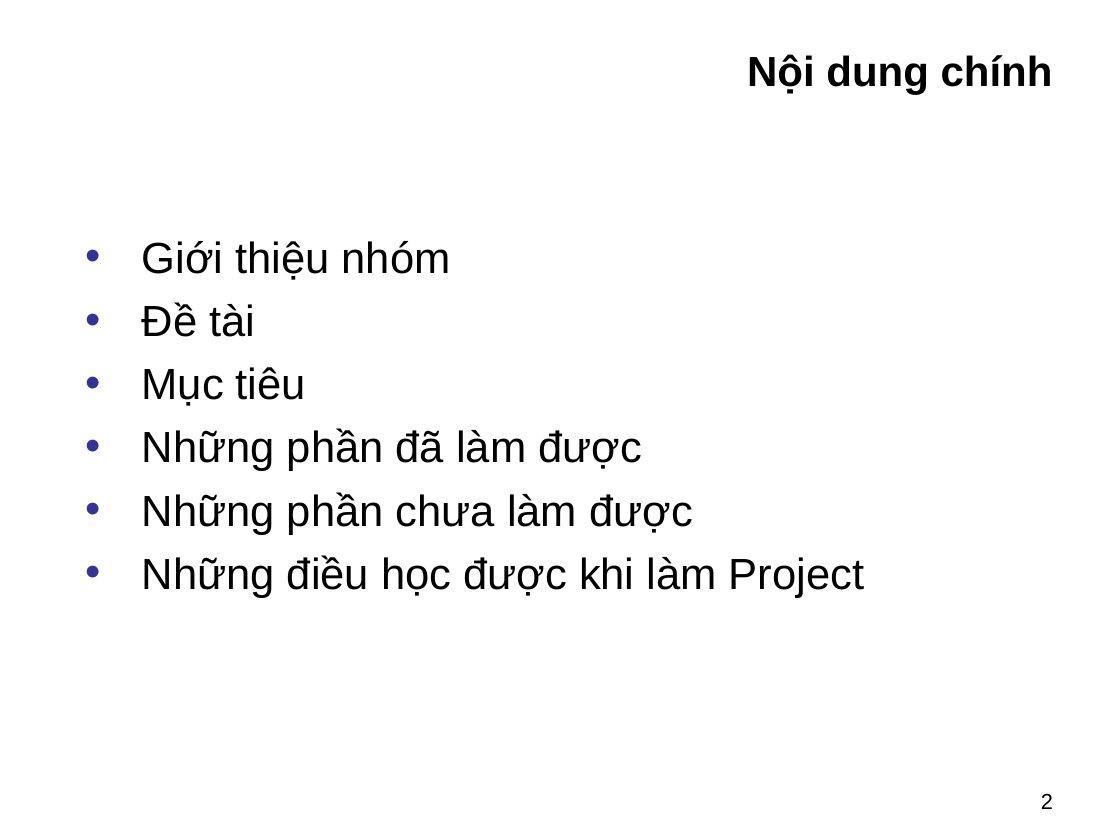
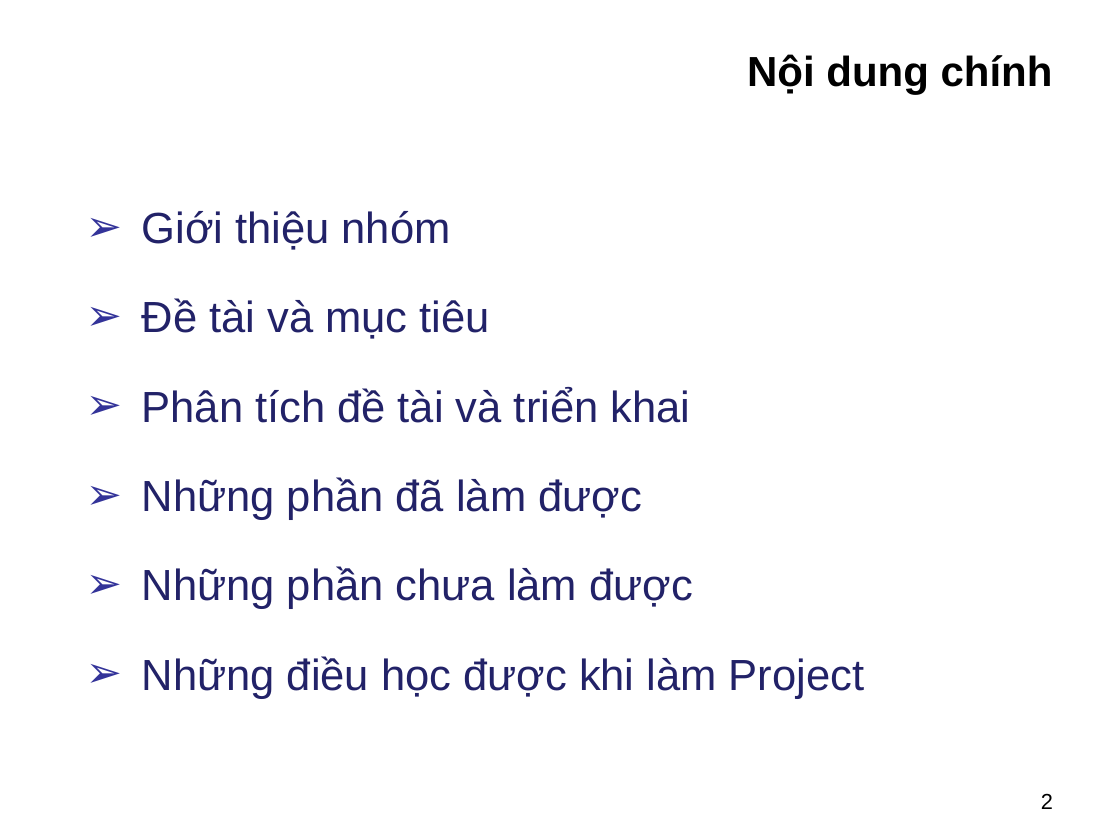
Before and after one commit to FAI-C1212L-SEM4-G1/WebsiteRealEstateNTB, a slide deck: slide 2 of document_other/Slide_Project_SEM4.ppt. Drawn at 1120x840 pixels with LibreOffice and Linux fonts; fonts in the diff are those of the drawing; background and template pictures are left out. Boxes give left, top, right and bottom in pixels: in the first picture for what was removed or moved away, otherwise in the second. Text is boxed around its words. In the diff, an @@ line names an element or a change of style, - is before the commit and + after.

```diff
--- a/document_other/Slide_Project_SEM4.ppt
+++ b/document_other/Slide_Project_SEM4.ppt
@@ text "Giới thiệu nhóm": place and size @@
-text "Giới thiệu nhóm" at [142, 241, 864, 598]
+text "Giới thiệu nhóm" at [142, 211, 864, 699]
@@ text at [142, 211, 864, 699]: text colour #000000 to #222268 in "Giới thiệu nhóm", "Những phần đã làm được", "Những phần chưa làm được", "Những điều học được khi làm Project"; bullet • to ➢; line spacing 1 to 1.5 @@
@@ text at [142, 298, 691, 423]: text changed; text colour #000000 to #222268 @@
-• Đề tài
-• Mục tiêu
+➢ Đề tài và mục tiêu
+➢ Phân tích đề tài và triển khai
```
Also in this commit, not shown: 6 other slides changed, 2 other files.
